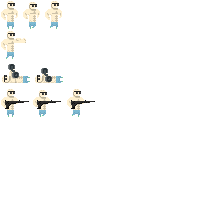
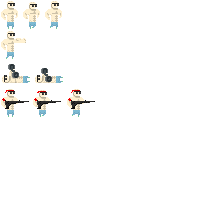
Before/after of a 200 × 200 layered artwork. What changed in the layer stack:
added layer "Layer 9" above "Layer 1 copy" over [2, 89, 80, 101]
